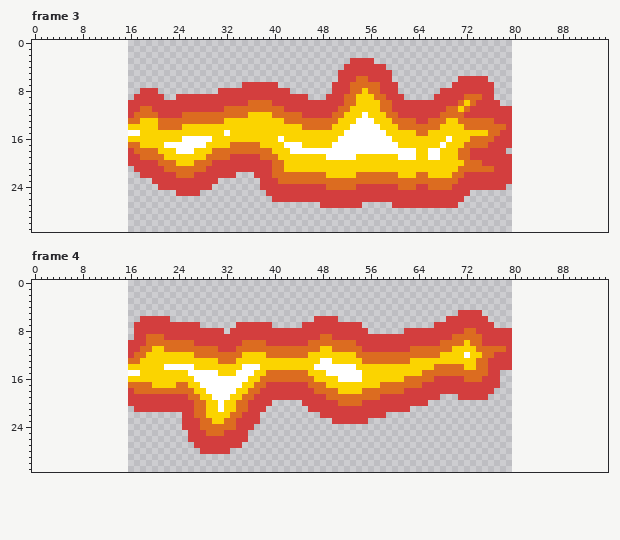
Pixel-art file: assets/sprites/aseprite/damage.aseprite. The picture above was drawn from the file before the commit.
64x32 pixels, 4 frames. Shown: frame 3, frame 4. The old version is drawn lined up with the new one, on the new canvas. The commit also changed other frames, which this record leaves out.
After:
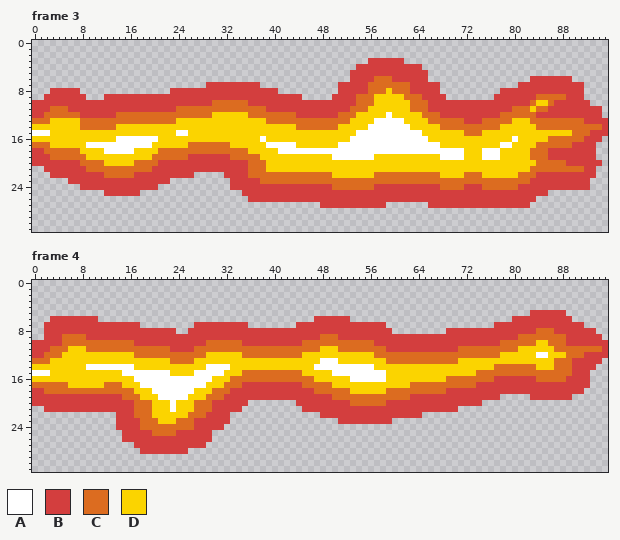
Palette (. is transparent): A #ffffff  B #d33e3e  C #dc6c20  D #fbd400
Diff:
canvas 64x32 -> 96x32, the old top-left corner now at 16,0
Changed rows in their new state; - is an unchanged pixel.
Frame 3:
first column x 0:
 3 -----------------------------------------------------...-BBBBB----------------------------------
 4 ----------------------------------------------------..-----BBBBBB-------------------------------
 5 ---------------------------------------------------..-------BBBBBB------------------------------
 6 ---------------------------------------------------..-BB-CCCBBBBBB-----.....-------BBBBBBB------
 7 -----------------------------BBBBBB---...---------.--BBB--CCCCCBBBBB--.......----BBBBBBBBBBB----
 8 ---BBBBB----------...--BBBBBBBB----------..-------.--BBB--CDCCCBBBBB.........-BBBBBBBBBBBBBB----
 9 --BBBBBBB---BBBBB-----BB---------------------.---.--BBCCCDDDDDCCCBB--........BBBBBBBCCCCCBBB----
10 BBBBBBBBBBBBBBBB--------------CCCCCCBBBB------------BBCCC-DDDDDCCC-----BBB----BBBBBCDDCBBBBBB---
11 BBBCCCBBBBBBBBBB--BB----CCCCCCCC-------BBB---------BBCCC--DDDDDCCC---BBBB-------CCCDCCBBBBBBBBB-
12 BBCCCCCCBBBBBBCCC----CCCC-----DDDDDDCCCC----B-----B-CC-D---ADDDDDCCCBBBB------CCCCCCBBBBBBBBBBB-
13 CCCDDDDDCCCCCCCC--CCC---DDDDDDDD-------CCC---------CC-DDDAAAAADDDD---CC-BBB--CCCDDDCCCCCCCCCBBBB
14 DDDDDDDDCCCCCCDD-----DDDD-------------------C-----C--DDD--AAAAADDDDDCCCC------DDDDDDCCCCCCCCCCCB
15 AAADDDDDDDDDDDDDDD------AA------D-------------------DD-----AAAAAAD------CCC-DDDDDDDDDDDDDDCCCBBB
16 DDDDDDDDDDDDDDAAAAAAA----DDDDD--------A--D---------DD-------AAAAAA---D---DDDDDDDADDDDDCCCCCCBBB-
17 CCCDDDDDDAAAAAAAAAAA--DDDDCCCCCCCDDDDD-AAA--D-----D----------AAAAAAAD---DDDDDDAADDDDCCCCCCBBBB--
18 BBCCCCCCDDDDAAAAADDDDCCCCCCCCC------DDDD-AA---------------------AA--AAAADDDAAADDDDDCCCBBBBBBBB--
19 BBBCCCCCCDDDDDDDDDDD--CCCCBBBBBBBCCCCCDDD--------D----AAA----DDD--DDAAAADDDAAADDDDDCCCBBBBBBBB--
20 BBBBBBBBCCCCDDDDDCCCCBBBBBBBBB------CCCDDD------------------------------DDDDDDDDDDDDCCCCCBBBBBB-
21 --BBBBBBBCCCCCCCCCCC--BBBBBBB-------CCCDDD-----------------------------DDDDDDDDDDDDCCCCCCCCCBB--
22 ---BBBBBBBBBCCCCCB------BBB.....--BBCCCC---------C----DDD----CCC--CC--DDCCCDDDDDDCCCBBBBBBBBBB--
23 ------BBBBBBBBBBBBBB---........--BBBBBCCC------------------------------CCCCCCCCCCCCBBBBBBBBBB---
24 --------BBBBBBBBBBBBB.........---BBBBB-----------B----CCC----BBB--BB--CC---CCCCCCBBBBBBBBBBBB---
25 ------------BBBBBB------....-------BBBB----------------------------------BBBBBBBBBBBBB----------
26 ------------------------------------BBBB--------------------------------BBBBBBBBBBBB------------
27 -------------------------------------------------------BBBB-......-----BBBBBBBBBBBB-------------
Frame 4:
first column x 0:
 5 -----------------------------------------------------------------------....--------BBBBBB-------
 6 ---BBBBBBBB-------.....----------------------------BB----------------.......----BBBBBBBBBB------
 7 --BBBBBBBBBBBBBBB-.........-BBBBBB--....----B----------BBBB--------..........BBBBBBBBBBBBBBB----
 8 --BBBBBBBBBBBBBBB-------..------B-----------------------BBBB--.......---BB------BBBBCCCBBBBBBB--
 9 --BBBCCCCBBBBBBBB--BBB----------------------------C-------------------BBBBB-----BCCCCCCCCBBBBBB-
10 BBBBBCCCCCCCCCCCC--BBBBBBBB--CCCCCCBBBB------C--------CCC-----------BBBBBBB---CCCCCCDDCCCBBBBBBB
11 BBBCCCDDDCCCCCCCCC--CC-BBBB----CCC----------------D----CCCC----BBBBBBBBCCC-----CCDDDDDDCCCCCCCCB
12 BBCCCDDDDDDDDDDDD--CCCCCCCC--DDDDDDCCCC------D--------DDD-----------CCCCCCC--CDDDDDDAADDDCCCBBBB
13 CCCDDDDDDDDDDDDDDD-----CCCC----DDD----------------A----DDDD----CCCCCCCC---DDDDDDDDDDDDDCCCBBBBB-
14 DDDDDDDDDAAAAAAAA-----DDDDD--AAAA--DDD----------------AAA----------DDDDD--DDDCCCCCCCDDDCCCBBBB--
15 AAADDDDDDDDDDDDA--AAAAA---D----A--DCCCC------D---D-----AAAA------DDDDDDDDD--CCCCCCCCCCCCCCBBB---
16 DDDDDDDDDDDDDDDD-AAAAAAAAAA---DDDCCCCC-------------DD--AAAA---DDDDDDDCCC---CC-BBBBBBCCCCCBBBB---
17 CCCCCCDDDDDDCCCDDDAAAAAAAAAA-DDDCCCBBBB------C---C--------DDDDD--CCCCCCCCC----BBBBBBBBBBBBBBB---
18 BBCCCCCCCCCCCCCCCDDDAAAAAAA--DCCCBBBBB-------------CC--DDDD---CCCCCCC--------BBBBBBBBBBBBBBB----
19 BBBBBBBBBBBBBBBCCCDDDAAAAADD-CCCBBBBB------------B--------CCCCC-----BBB-----BB-----BBBBBBB------
20 BBBBBBBBBBBBBBBB-CCCDDDADDD--CBBBBBB....----B------BB--CCCC-------BBBBBBBBB---------------------
21 --BBBBBBBBBBBBBBBCCCDDDADDD--CBBBBB....------B-----------------BBBBBBBB-------------------------
22 --------------BBBCCCDDDDDDC--BBBB.....---------------------BBBBBB-------------------------------
23 --------------BBBBCCCDDDCCC-BBBBB.....------------.-----BBBB------------------------------------
24 --------------BBBBCCCCCCCCC-BBBB.....-----------------------------------------------------------
25 ---------------BBBBBCCCCBB---B......------------------------------------------------------------
26 ---------------BBBBBBBBBBB----......------------------------------------------------------------
27 -----------------BBBBBBBBBB--......-------------------------------------------------------------
28 ------------------BBBBBBBB--.....---------------------------------------------------------------
Pixel boxes of the changes (left, top, right, bottom) in both pictures:
changed: (32, 58, 608, 208)
changed: (32, 310, 608, 454)
